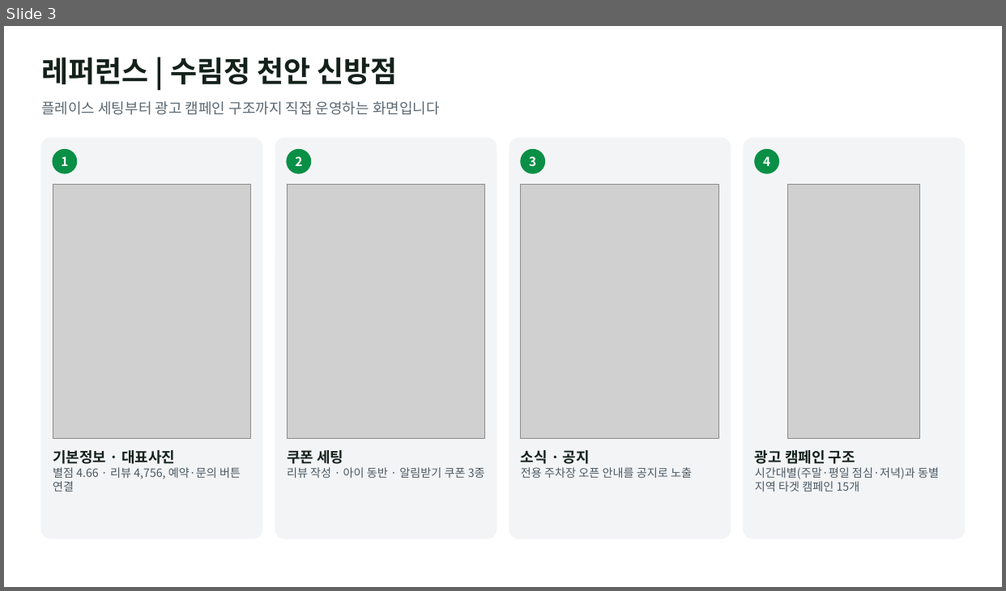
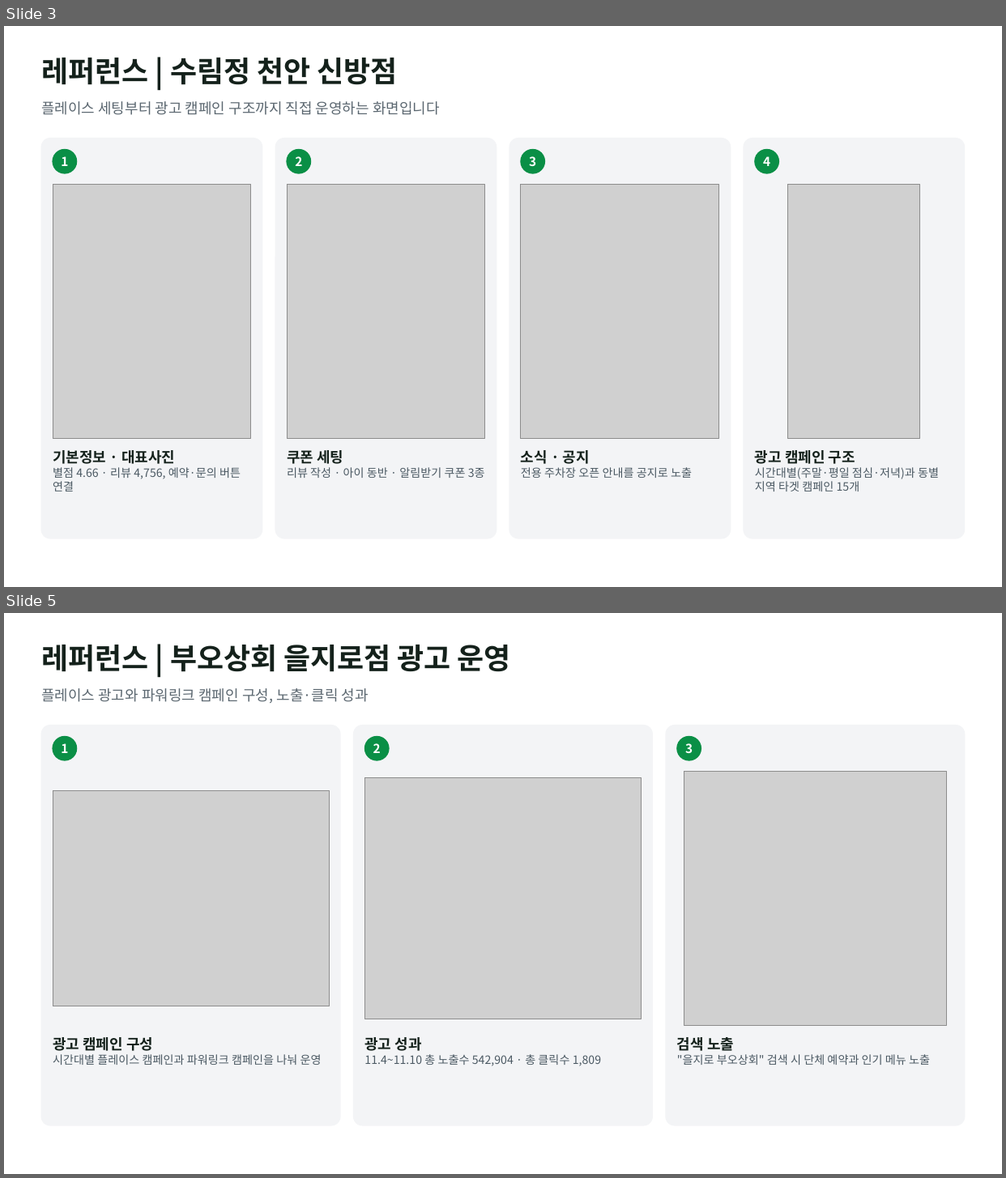
Before and after one commit to alfk0615/placeon, a slide deck: out/company_reference_proposal.pptx. Shown one above the other, each under a label of ours: slide 3 before the commit, slides 3 and 5 after it; the slides between them are not shown. The pictures are 1006x591 and 1006x1178 pixels, drawn with LibreOffice and Linux fonts; fonts in the diff are those of the drawing; grey boxes stand for pictures. Boxes give left, top, right and bottom in pixels: in the first picture for what was removed or moved away, otherwise in the second. Text is boxed around its words. In the diff, an @@ line names an element or a change of style, - is before the commit and + after.

```diff
--- a/out/company_reference_proposal.pptx
+++ b/out/company_reference_proposal.pptx
@@ slide 5 added at (4, 613, 1002, 1174), background #FFFFFF @@
@@ text added at (41, 645, 511, 672), 28 pt, text #14211B, bold @@
+레퍼런스 | 부오상회 을지로점 광고 운영
@@ text added at (41, 688, 368, 703), 14 pt, text #5B6770 @@
+플레이스 광고와 파워링크 캠페인 구성, 노출·클릭 성과
@@ rounded rectangle added at (41, 726, 340, 1126), fill #F3F4F6, outline #F3F4F6 1 pt @@
@@ rounded rectangle added at (354, 726, 652, 1126), fill #F3F4F6, outline #F3F4F6 1 pt @@
@@ rounded rectangle added at (666, 726, 965, 1126), fill #F3F4F6, outline #F3F4F6 1 pt @@
@@ ellipse added at (53, 736, 77, 760), fill #0A8F46, outline #0A8F46 1 pt @@
@@ text added at (61, 743, 68, 753), 12 pt, text #FFFFFF, bold @@
+1
@@ ellipse added at (364, 736, 389, 760), fill #0A8F46, outline #0A8F46 1 pt @@
@@ text added at (373, 743, 381, 753), 12 pt, text #FFFFFF, bold @@
+2
@@ ellipse added at (677, 736, 701, 760), fill #0A8F46, outline #0A8F46 1 pt @@
@@ text added at (685, 743, 692, 753), 12 pt, text #FFFFFF, bold @@
+3
@@ picture added at (364, 778, 641, 1020) @@
@@ picture added at (684, 772, 947, 1025) @@
@@ picture added at (53, 790, 329, 1006) @@
@@ text added at (53, 1037, 322, 1065), 11 pt, text #4B5963 @@
+광고 캠페인 구성
+시간대별 플레이스 캠페인과 파워링크 캠페인을 나눠 운영
@@ text added at (364, 1037, 601, 1067), 11 pt, text #4B5963 @@
+광고 성과
+11.4~11.10 총 노출수 542,904 · 총 클릭수 1,809
@@ text added at (677, 1037, 930, 1065), 11 pt, text #4B5963 @@
+검색 노출
+"을지로 부오상회" 검색 시 단체 예약과 인기 메뉴 노출
```
Also in this commit, not shown: 1 slide changed, 1 other slide added.
